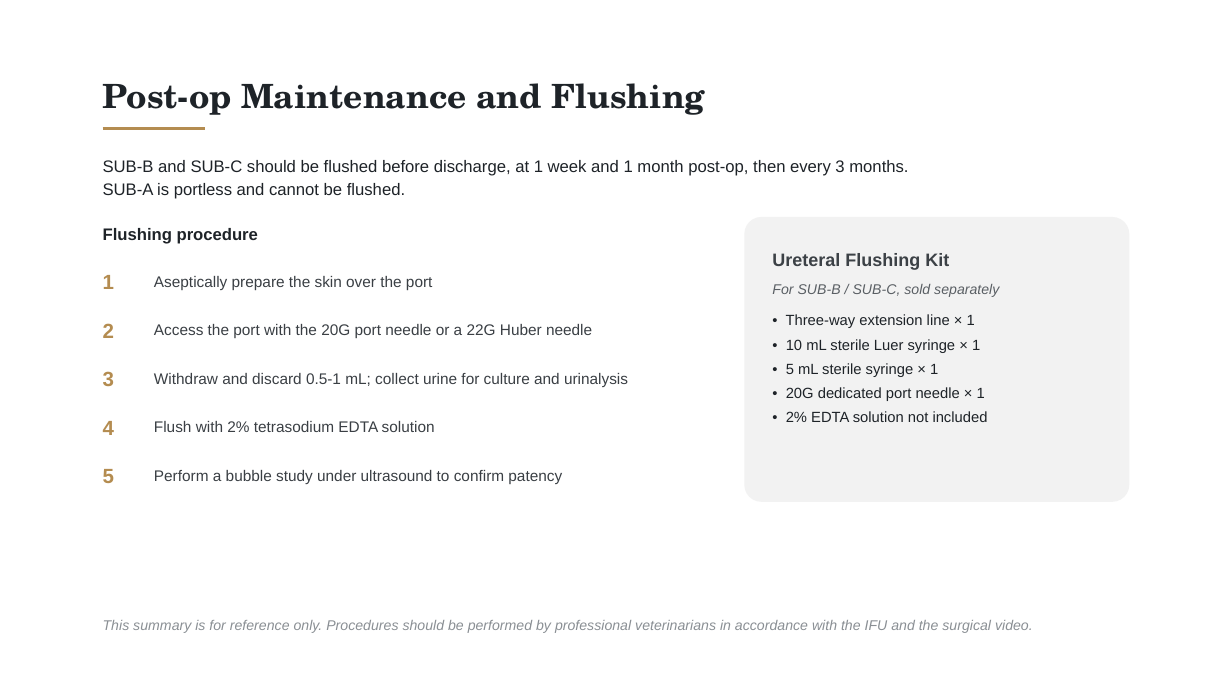
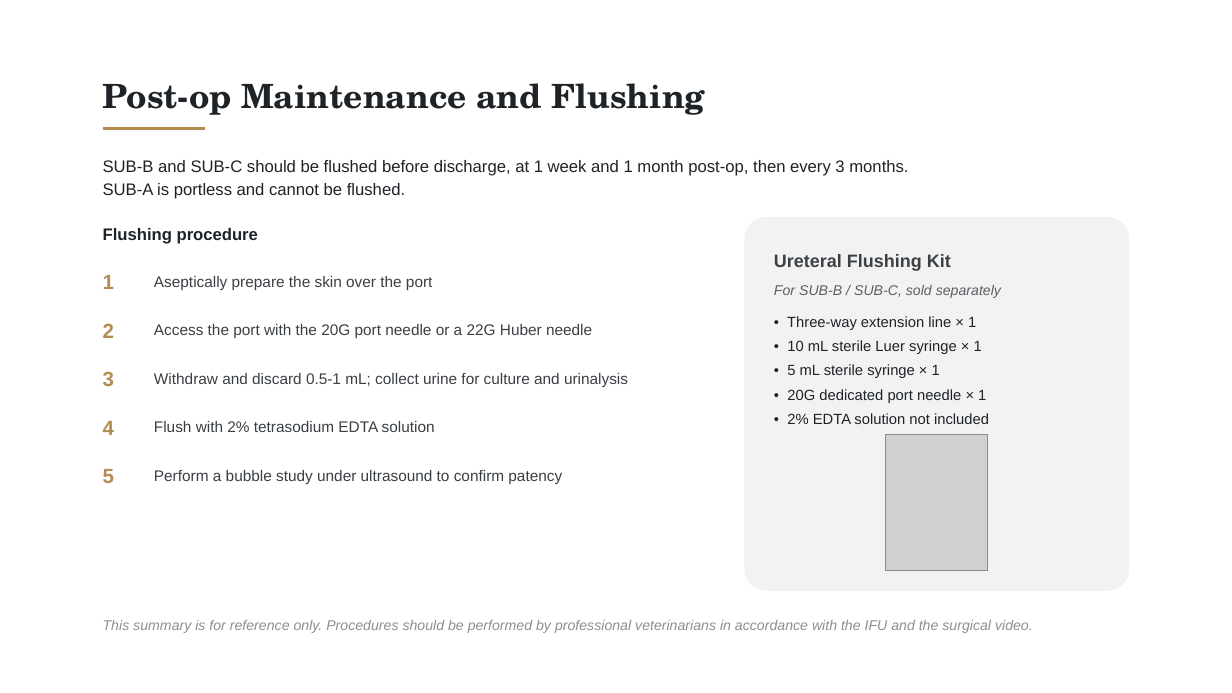
Before and after one commit to pikrosart-jpg/Material, a slide deck: slide 10 of Feline_SUB_System_Introduction_v72.pptx (slide 9 before the commit). Drawn at 1232x693 pixels with LibreOffice and Linux fonts; fonts in the diff are those of the drawing; grey boxes stand for pictures. Boxes give left, top, right and bottom in pixels: in the first picture for what was removed or moved away, otherwise in the second. Text is boxed around its words. In the diff, an @@ line names an element or a change of style, - is before the commit and + after.

```diff
--- a/Feline_SUB_System_Introduction_v72.pptx
+++ b/Feline_SUB_System_Introduction_v72.pptx
@@ rounded rectangle "Ureteral Flushing Kit": place and size @@
-rounded rectangle "Ureteral Flushing Kit" at [745,217,1130,502]
+rounded rectangle "Ureteral Flushing Kit" at [745,217,1130,592]
@@ picture added at [886,434,988,571] @@
```
Also in this commit, not shown: 1 other slide changed, 1 slide added.
